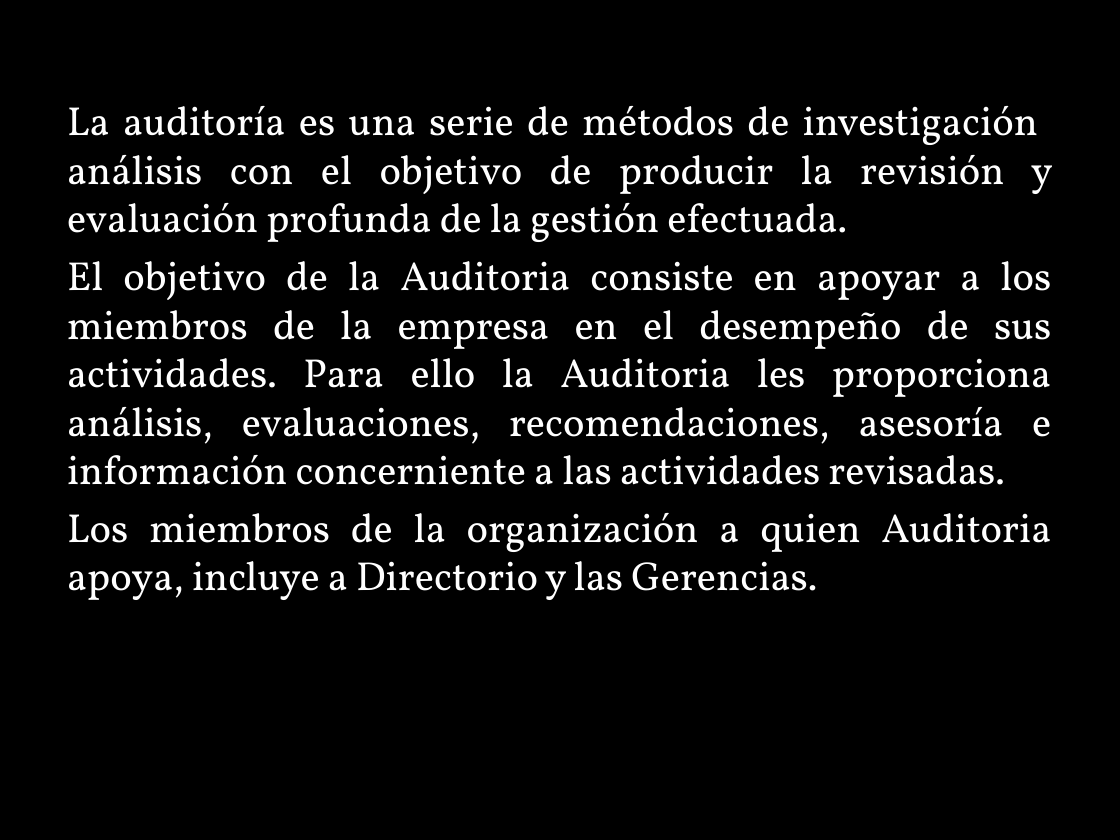
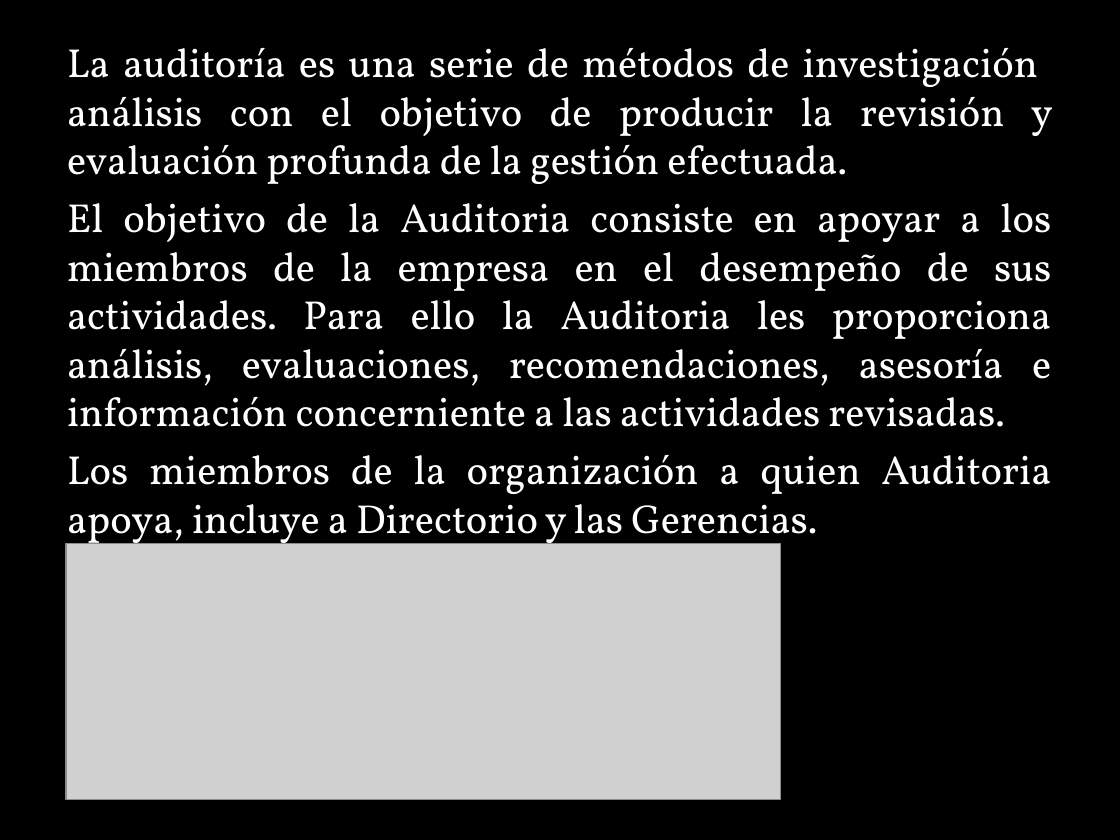
Before and after one commit to lc850/auditoria, a slide deck: slide 6 of HECTOR.pptx. Drawn at 1120x840 pixels with LibreOffice and Linux fonts; fonts in the diff are those of the drawing; grey boxes stand for pictures; background and template pictures are left out. Boxes give left, top, right and bottom in pixels: in the first picture for what was removed or moved away, otherwise in the second. Text is boxed around its words. In the diff, an @@ line names an element or a change of style, - is before the commit and + after.

Commit message:
hector

```diff
--- a/HECTOR.pptx
+++ b/HECTOR.pptx
@@ text "La auditoría es una serie ..." rewrapped from [67, 106, 1053, 600] to [67, 48, 1053, 551] @@
@@ picture added at [66, 543, 781, 799] @@
```
